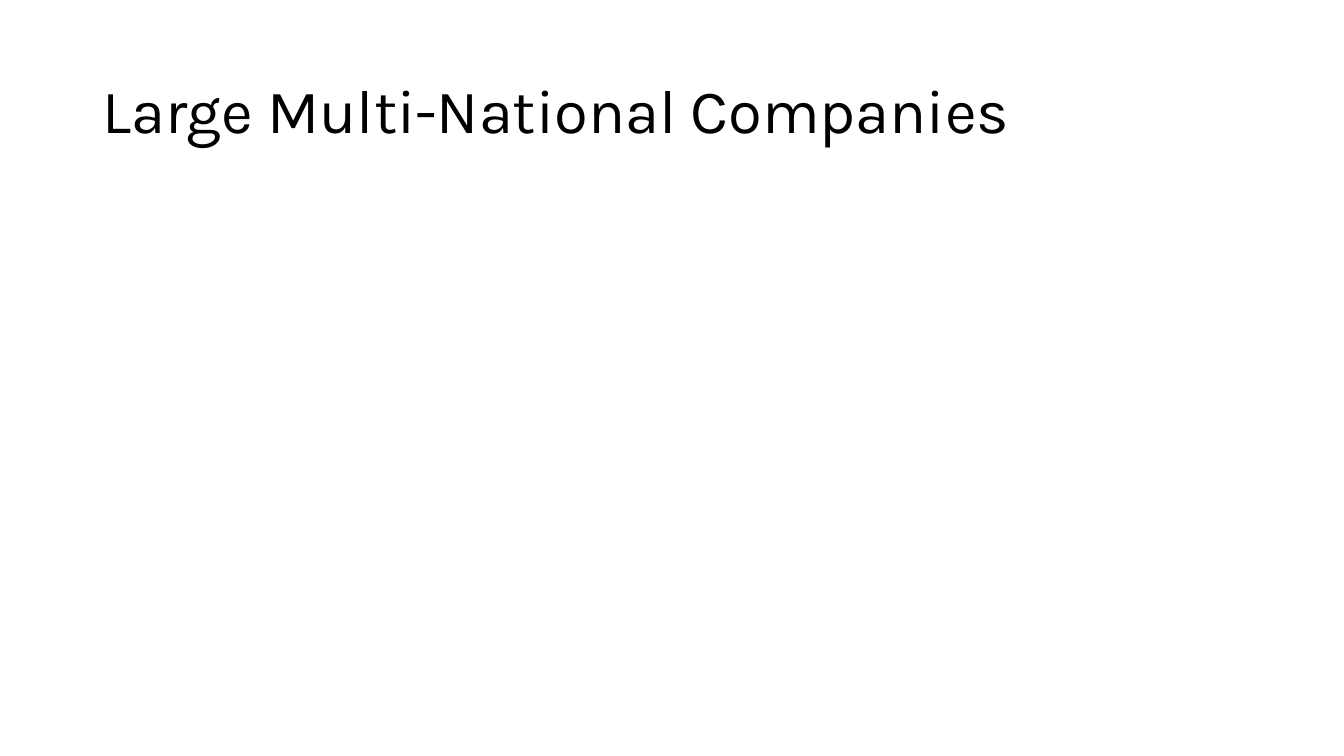
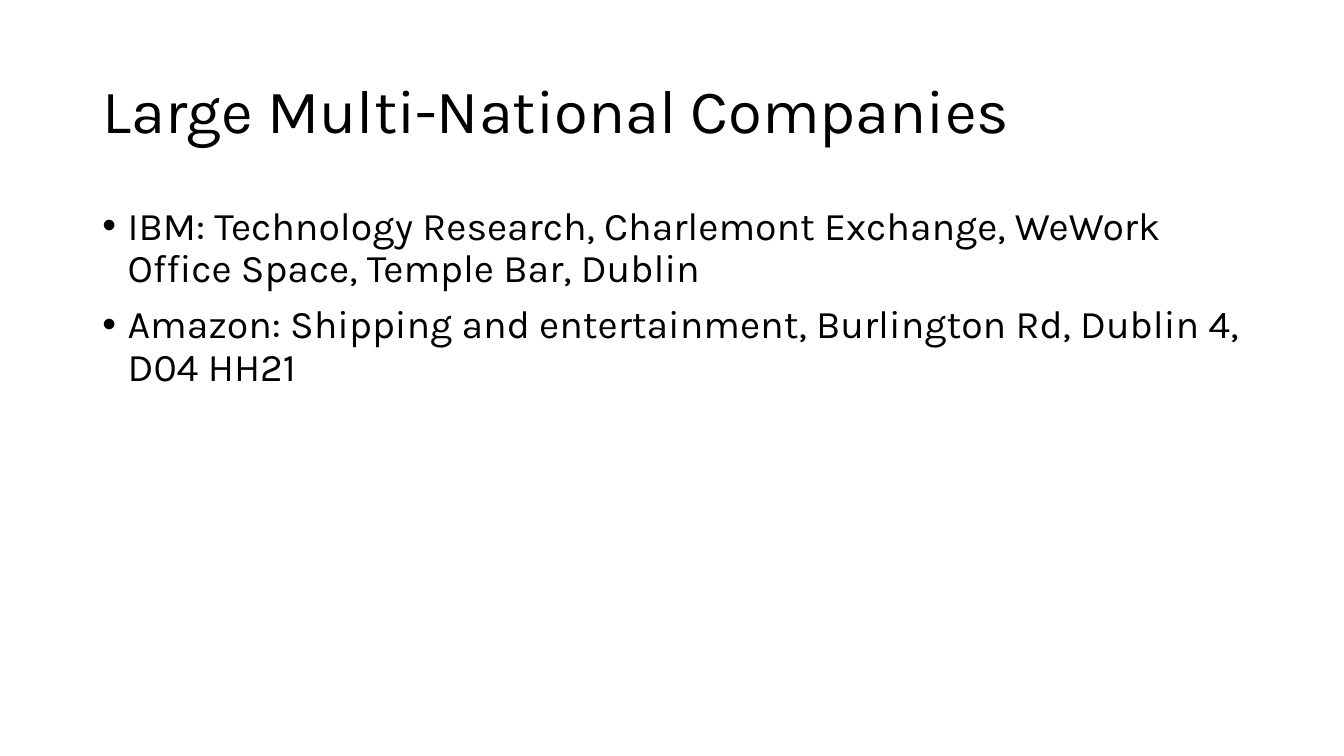
Before and after one commit to MatthewVickery/Applied-Software-Project-Management_CA, a slide deck: slide 3 of Market Research Presentation 1.pptx. Drawn at 1344x756 pixels with LibreOffice and Linux fonts; fonts in the diff are those of the drawing. Boxes give left, top, right and bottom in pixels: in the first picture for what was removed or moved away, otherwise in the second. Text is boxed around its words. In the diff, an @@ line names an element or a change of style, - is before the commit and + after.

Commit message:
updated CV and added to companies xcel and presentation

```diff
--- a/Market Research Presentation 1.pptx
+++ b/Market Research Presentation 1.pptx
@@ text added at [128, 213, 1238, 382], 28 pt, text #000000 @@
+• IBM: Technology Research, Charlemont Exchange, WeWork Office Space, Temple Bar, Dublin
+• Amazon: Shipping and entertainment, Burlington Rd, Dublin 4, D04 HH21
```
Also in this commit, not shown: 3 other files.
